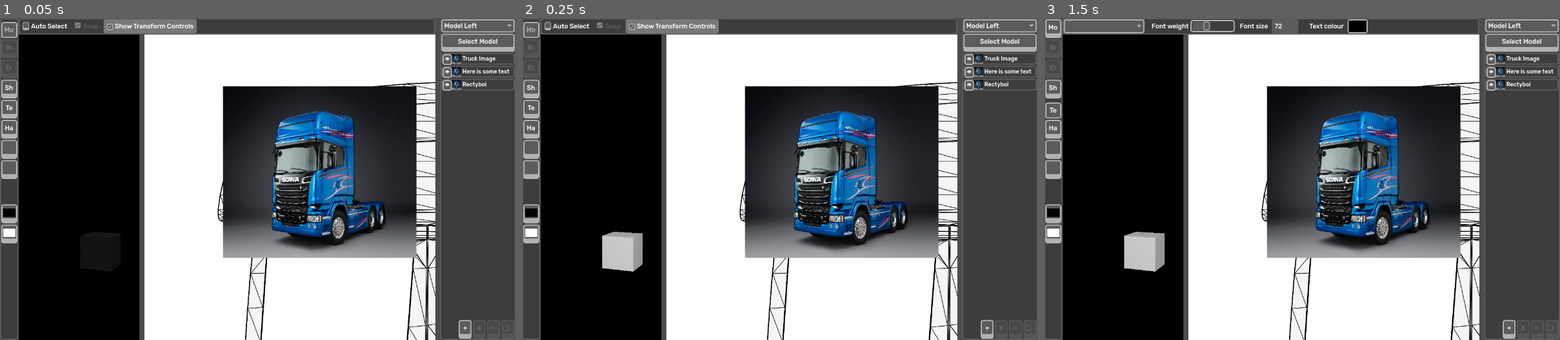
Above: before the commit, frames 1-3 (left to right).
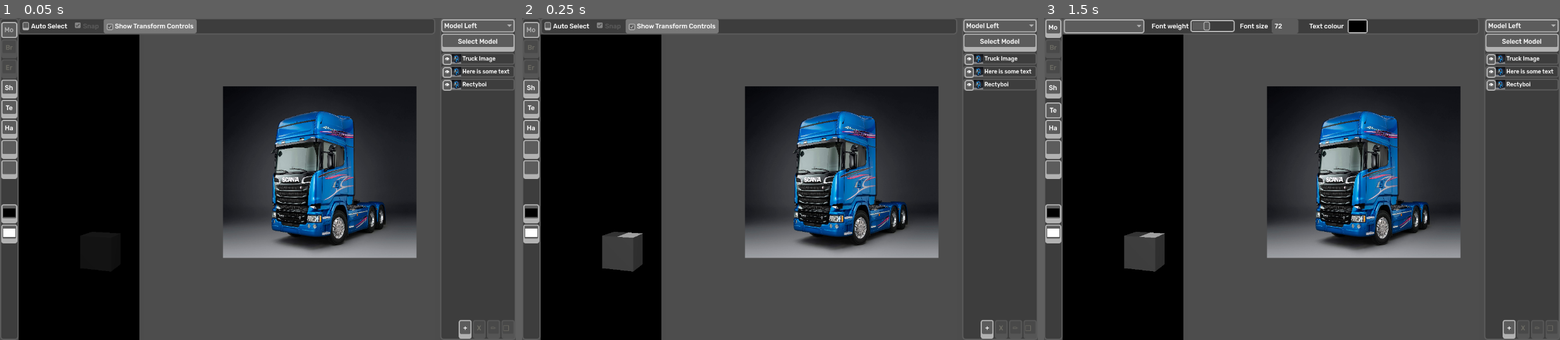
Above: after the commit, the same moments.

Repository: Carsmaniac/paintjob-packer
Game: Godot game, scene res://designer/DesignerInterface.tscn
Two runs of this game, one before a commit and one after it. Both use one fixed random seed, a clock stepped at 60 frames per second and the inputs below. This scene is started directly instead of the project's main scene.
Inputs:
- Up to frame 1 (0.05 s): no input
- Up to frame 2 (0.25 s): no input
- Up to frame 3 (1.5 s): click "Mo" at 0.5 s; click "Te" at 1.25 s

The runs differ from the first frame. In frame 1, 33% of the frame differs, in the area x 28-85%, y 5-100%; in frame 2, 34%, in the area x 15-85%, y 5-100%; in frame 3, 34%.

Commit message:
Rotate selection boxes
Selection boxes are now rotated with the layer, and the bounding box function has been updated to take this into account. Clicking to select layers now works as expected on rotated layers, and transform buttons show up where they should.

Diff:
--- a/designer/ButtonSelect.gd
+++ b/designer/ButtonSelect.gd
@@ -9,13 +9,13 @@
 
 
 func fit_canvas_to_view() -> void:
-	#get_node("../../TwoUp/ViewCanvas").fit_to_view()
+	get_node("%ViewCanvas").fit_to_view()
 	vehicle_model.mesh = ResourceLoader.load("res://designer/untitled2.obj")
 
-	#var new_model := MeshInstance3D.new()
-	#new_model.mesh = ResourceLoader.load("res://designer/untitled2.obj")
-	#var new_tex := ImageTexture.create_from_image(Image.load_from_file("res://designer/temp-canvas.jpg"))
-	#var new_mat := StandardMaterial3D.new()
-	#new_mat.albedo_texture = new_tex
-	#new_model.set_surface_override_material(0, new_mat)
-	#vehicle_model.get_parent().add_child(new_model)
+	var new_model := MeshInstance3D.new()
+	new_model.mesh = ResourceLoader.load("res://designer/untitled2.obj")
+	var new_tex := ImageTexture.create_from_image(Image.load_from_file("res://designer/temp-canvas.jpg"))
+	var new_mat := StandardMaterial3D.new()
+	new_mat.albedo_texture = new_tex
+	new_model.set_surface_override_material(0, new_mat)
+	vehicle_model.get_parent().add_child(new_model)
--- a/designer/DesignerCanvas.gd
+++ b/designer/DesignerCanvas.gd
@@ -1,13 +1,17 @@
 extends Control
+
 var width: int = 4096
 var height: int = 4096
 
-# Toolbar says which tool is active
-# ViewCanvas does tool stuff
+
+func _ready() -> void:
+	resize_canvas(Vector2(4096, 4096))
 
 
 func resize_canvas(new_size: Vector2i) -> void:
-	get_node("SubViewportContainer").size = new_size
-	get_node("SubViewportContainer/SubViewport/BackgroundColour").size = new_size
+	get_node("CanvasViewportContainer").size = new_size * 2
+	for node in ["%BackgroundColour", "%BackgroundTemplate", "%ForegroundTemplate"]:
+		get_node(node).size = new_size
+		get_node(node).position = new_size / 2
 	width = new_size.x
 	height = new_size.y
--- a/designer/DesignerCanvas.tscn
+++ b/designer/DesignerCanvas.tscn
@@ -34,6 +34,7 @@
 offset_bottom = 4096.0
 
 [node name="BackgroundTemplate" type="TextureRect" parent="CanvasViewportContainer/CanvasViewport" unique_id=326154988]
+unique_name_in_owner = true
 visibility_layer = 2
 offset_right = 4096.0
 offset_bottom = 4096.0
@@ -165,6 +166,7 @@
 offset_bottom = 40.0
 
 [node name="ForegroundTemplate" type="TextureRect" parent="CanvasViewportContainer/CanvasViewport" unique_id=1211417610]
+unique_name_in_owner = true
 visible = false
 visibility_layer = 2
 offset_right = 4096.0
--- a/designer/DesignerInterface.tscn
+++ b/designer/DesignerInterface.tscn
@@ -133,6 +133,12 @@
 unique_name_in_owner = true
 script = ExtResource("7_ft5e4")
 
+[node name="CanvasViewportContainer" parent="EditLayerSplit/EditArea/TwoUp/ViewCanvas/SubViewport/DesignerCanvas" index="0" unique_id=41392612]
+offset_right = 8192.0
+
+[node name="CanvasViewport" parent="EditLayerSplit/EditArea/TwoUp/ViewCanvas/SubViewport/DesignerCanvas/CanvasViewportContainer" index="0" unique_id=61003486]
+size = Vector2i(8192, 4096)
+
 [node name="LeftPanel" type="Panel" parent="EditLayerSplit/EditArea" unique_id=1915631464]
 layout_mode = 1
 anchors_preset = 9
--- a/designer/Layer.gd
+++ b/designer/Layer.gd
@@ -1,7 +1,6 @@
 extends Panel
 
 @export var linked_node: Node
-var selection_box_node: Panel
 @export var layer_name: String = "Layer"
 var custom_layer_name: bool = false
 @export_enum("raster", "text", "image", "rect", "ellipse") var layer_type: String
@@ -13,6 +12,11 @@
 var text_size: float
 var layer_colour: Color
 var layer_hidden: bool = false
+
+var selection_box_node: Panel
+var selection_point_ne: Control
+var selection_point_se: Control
+var selection_point_sw: Control
 
 
 func _ready() -> void:
@@ -38,7 +42,25 @@
 	selection_box_node = Panel.new()
 	selection_box_node.theme = selection_theme
 	selection_box_node.visible = false
+
+	selection_point_ne = Control.new()
+	selection_point_ne.size = Vector2(0, 0)
+	selection_point_ne.set_anchors_preset(Control.PRESET_TOP_RIGHT)
+	selection_box_node.add_child(selection_point_ne)
+	#selection_point_ne.position = Vector2(selection_box_node.size.x, 0)
+	selection_point_se = Control.new()
+	selection_point_se.size = Vector2(0, 0)
+	selection_point_se.set_anchors_preset(Control.PRESET_BOTTOM_RIGHT)
+	selection_box_node.add_child(selection_point_se)
+	#selection_point_se.position = Vector2(selection_box_node.size.x, selection_box_node.size.y)
+	selection_point_sw = Control.new()
+	selection_point_sw.size = Vector2(0, 0)
+	selection_point_sw.set_anchors_preset(Control.PRESET_BOTTOM_LEFT)
+	selection_box_node.add_child(selection_point_sw)
+	#selection_point_sw.position = Vector2(0, selection_box_node.size.y)
+
 	get_tree().root.get_node("DesignerInterface").get_node("%DesignerCanvas/%SelectionBoxes").add_child(selection_box_node)
+	update_selection_box()
 
 
 func maybe_select_layer(event) -> void:
@@ -138,20 +160,42 @@
 
 
 func update_selection_box() -> void:
-	selection_box_node.position = bounding_box().position
-	selection_box_node.size = bounding_box().size
-
-
-func bounding_box() -> Rect2:
-	var bounding_box_rect: Rect2
+	var unrotated_rect: Rect2
 	if linked_node is Sprite2D:
-		bounding_box_rect = Rect2(linked_node.position, linked_node.get_rect().size * linked_node.scale)
-	else:
-		bounding_box_rect = linked_node.get_rect()
-	if view_canvas.transforming:
-		bounding_box_rect.position += view_canvas.transform_node.position + (linked_node.position * (view_canvas.transform_node.scale - Vector2(1, 1)))
-		bounding_box_rect.size *= view_canvas.transform_node.scale
+		unrotated_rect = Rect2(linked_node.position, linked_node.get_rect().size * linked_node.scale)
+	else:
+		unrotated_rect = linked_node.get_rect()
+	selection_box_node.position = unrotated_rect.position
+	selection_box_node.size = unrotated_rect.size
+	selection_box_node.rotation = linked_node.rotation
+
+
+func get_rotated_selection_box() -> PackedVector2Array:
+	var a: Vector2 = selection_box_node.position
+	var b: Vector2 = selection_point_ne.position.rotated(selection_box_node.rotation) + a
+	var c: Vector2 = selection_point_se.position.rotated(selection_box_node.rotation) + a
+	var d: Vector2 = selection_point_sw.position.rotated(selection_box_node.rotation) + a
+	return PackedVector2Array([a, b, c, d])
+
+
+func get_bounding_box() -> Rect2:
+	var selection_box: PackedVector2Array = get_rotated_selection_box()
+	var bounding_box_rect: Rect2 = Rect2(selection_box[0], Vector2.ZERO)
+	for point in selection_box:
+		if point.x < bounding_box_rect.position.x:
+			bounding_box_rect.position.x = point.x
+		if point.y < bounding_box_rect.position.y:
+			bounding_box_rect.position.y = point.y
+		if point.x > bounding_box_rect.size.x:
+			bounding_box_rect.size.x = point.x
+		if point.y > bounding_box_rect.size.y:
+			bounding_box_rect.size.y = point.y
+	bounding_box_rect.size = bounding_box_rect.size - bounding_box_rect.position
 	return bounding_box_rect
+
+
+func point_inside_selection_box(point: Vector2) -> bool:
+	return Geometry2D.is_point_in_polygon(point, get_rotated_selection_box())
 
 
 func delete() -> void:
--- a/designer/LayerList.gd
+++ b/designer/LayerList.gd
@@ -126,13 +126,13 @@
 
 
 func get_selection_bounding_box() -> Vector4:
-	var layer_rect: Rect2 = selected_layers[0].bounding_box()
+	var layer_rect: Rect2 = selected_layers[0].get_bounding_box()
 	var bounding_box := Vector4(layer_rect.position.x,
 								layer_rect.position.y,
 								layer_rect.position.x + layer_rect.size.x,
 								layer_rect.position.y + layer_rect.size.y)
 	for layer in selected_layers:
-		layer_rect = layer.bounding_box()
+		layer_rect = layer.get_bounding_box()
 		if layer_rect.position.x < bounding_box[0]:
 			bounding_box[0] = layer_rect.position.x
 		if layer_rect.position.y < bounding_box[1]:
@@ -162,7 +162,7 @@
 			transform_buttons.get_node("ButtonS").position = Vector2((bounding_box[0] + bounding_box[2]) / 2, bounding_box[3])
 			transform_buttons.get_node("ButtonSW").position = Vector2(bounding_box[0], bounding_box[3])
 			transform_buttons.get_node("ButtonW").position = Vector2(bounding_box[0], (bounding_box[1] + bounding_box[3]) / 2)
-			transform_buttons.get_node("ButtonR").position = Vector2((bounding_box[0] + bounding_box[2]) / 2, bounding_box[1] - 50)
+			transform_buttons.get_node("ButtonR").position = Vector2((bounding_box[0] + bounding_box[2]) / 2, bounding_box[1] - view_canvas.selection_button_size * 1.5)
 
 			for button in transform_buttons.get_children():
 				button.position -= Vector2(view_canvas.selection_button_size/2, view_canvas.selection_button_size/2)
--- a/designer/ViewCanvas.gd
+++ b/designer/ViewCanvas.gd
@@ -59,9 +59,9 @@
 	canvas_view_scale = min(fit_width_scale, fit_height_scale)
 	canvas.scale = Vector2(canvas_view_scale, canvas_view_scale)
 	if fit_width_scale < fit_height_scale:
-		canvas.position = Vector2(0, self.size.y/2 - (canvas_view_scale * canvas.height / 2))
+		canvas.position = Vector2(-canvas.width * canvas_view_scale / 2, self.size.y/2 - (canvas_view_scale * canvas.height))
 	else:
-		canvas.position = Vector2(self.size.x/2 - (canvas_view_scale * canvas.width / 2), 0)
+		canvas.position = Vector2(self.size.x/2 - (canvas_view_scale * canvas.width), -canvas.height * canvas_view_scale / 2)
 	update_selection_theme()
 	layer_list.update_transform_buttons()
 
@@ -125,6 +125,7 @@
 		for layer in layer_list.selected_layers:
 			layer.linked_node.reparent(transform_node)
 		transform_node_starting_rotation = transform_node.rotation
+	layer_list.update_transform_buttons()
 
 
 func stop_transform() -> void:
@@ -209,7 +210,6 @@
 						elif transform_type in ["E", "W"]:
 							transform_node_position_change.y = 0
 						transform_node.position = transform_node_starting_position + transform_node_position_change
-						layer_list.update_transform_buttons()
 
 			else:
 				# Select on click
@@ -218,7 +218,8 @@
 				(Input.is_key_pressed(KEY_CTRL) == false and tool_buttons.get_node("MoveButtons/AutoSelect").button_pressed)):
 					var selecting_layer: bool = false
 					for layer in layer_list.get_children():
-						if layer.bounding_box().has_point(get_canvas_position(event.position)):
+						#if layer.bounding_box().has_point(get_canvas_position(event.position)):
+						if layer.point_inside_selection_box(get_canvas_position(event.position)):
 							layer_list.select_layer(layer.get_index(), true)
 							selecting_layer = true
 							break
@@ -237,7 +238,7 @@
 				var editing_text: bool = false
 				for layer in layer_list.get_children():
 					if layer.layer_type == "text":
-						if layer.linked_node.get_rect().has_point(get_canvas_position(event.position)):
+						if layer.point_inside_selection_box(get_canvas_position(event.position)):
 							layer_list.select_layer(layer.get_index())
 							sync_tool_to_layer()
 							layer.change_text_layer()
